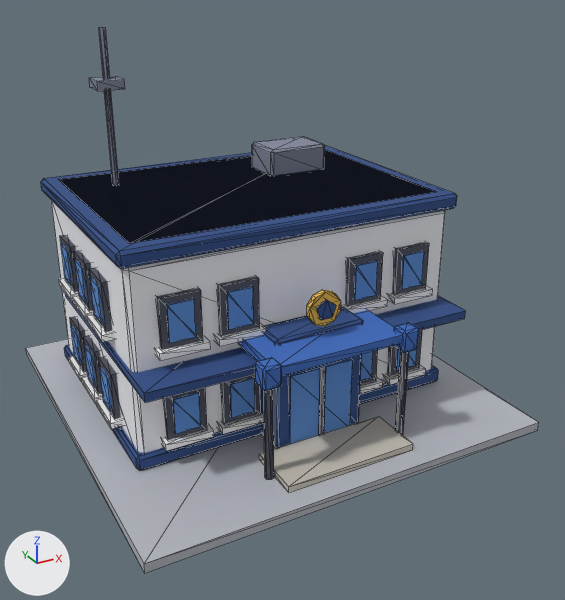
What one commit did to the glTF model public/models/hearthvale/police-station.glb.
Camera for both pictures: a 50 mm camera at (-1.52, -3.0, 1.95) aimed at (0.03, -0.17, 0.53). Arrows for +X, +Y and +Z are at lower left; the lights stay in place. The first picture is the older version. Mesh edges are drawn as thin lines. Vertices at exactly the same position are counted once.

The first picture shows 'model'.
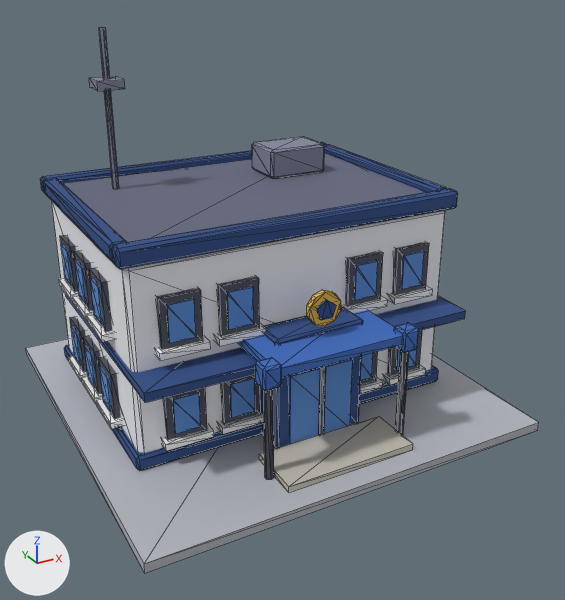
Location of each change, (x1, y1, x2, y2) in pixels of the pictures (565 x 600 px):
```json
{"part": 1, "of": "me_box", "change": "added", "after": [238, 310, 403, 377], "on screen": "blue"}
{"part": 2, "of": "me_box", "change": "added", "after": [112, 189, 458, 269], "on screen": "blue"}
{"part": 3, "of": "me_box", "change": "added", "after": [44, 178, 126, 262], "on screen": "blue"}
{"part": 4, "of": "me_box", "change": "added", "after": [40, 142, 327, 193]}
{"part": 5, "of": "me_box", "change": "added", "after": [324, 145, 447, 192], "on screen": "blue"}
{"part": 6, "of": "me_box", "change": "cut back", "before": [41, 145, 457, 269], "after": [62, 154, 426, 242]}
```

Edits to the scene script, one JSON object a line:
```json
{"block": "me_box", "where": "# used by ob_model"}
{"op": "remove", "block": "me_box", "code": "me_box.from_pydata(...)  # 778 vertices, 1236 faces; spans x -0.93..0.93, y -0.93..0.93, z 0.0..1.67"}
{"op": "add", "block": "me_box", "code": "me_box.from_pydata(...)  # 850 vertices, 1368 faces; spans x -0.93..0.93, y -0.93..0.93, z 0.0..1.67"}
{"block": "me_box", "change": "me_box part 1: a new loose piece, a box spanning x -0.3..0.3, y -0.73..-0.39, z 0.5..0.54, in mat_hearthvale (picture img_hearthvale_palette)"}
{"block": "me_box", "change": "me_box part 2: a new loose piece of 24 vertices spanning x -0.78..0.78, y -0.43..-0.36, z 0.92..1.0, in mat_hearthvale (picture img_hearthvale_palette)"}
{"block": "me_box", "change": "me_box part 3: a new loose piece of 24 vertices spanning x -0.78..-0.71, y -0.36..0.66, z 0.92..1.0, in mat_hearthvale (picture img_hearthvale_palette)"}
{"block": "me_box", "change": "me_box part 4: a new loose piece of 24 vertices spanning x -0.78..0.78, y 0.66..0.73, z 0.92..1.0, in mat_hearthvale (picture img_hearthvale_palette)"}
{"block": "me_box", "change": "me_box part 5: a new loose piece of 24 vertices spanning x 0.71..0.78, y -0.36..0.66, z 0.92..1.0, in mat_hearthvale (picture img_hearthvale_palette)"}
{"block": "me_box", "change": "me_box part 6"}
{"block": "me_box", "change": "28 vertices are removed from x -0.78..0.78, y -0.43..0.73, z 0.92..0.99"}
{"block": "me_box", "change": "56 faces are deleted"}
{"block": "me_box", "change": "4 vertices are added at (-0.71, -0.36, 0.92), (-0.71, 0.66, 0.92), (0.71, -0.36, 0.92), (0.71, 0.66, 0.92)"}
{"block": "me_box", "change": "12 new faces join them"}
{"block": "me_box", "change": "other edits to the shape of me_box do not show in these pictures"}
```
